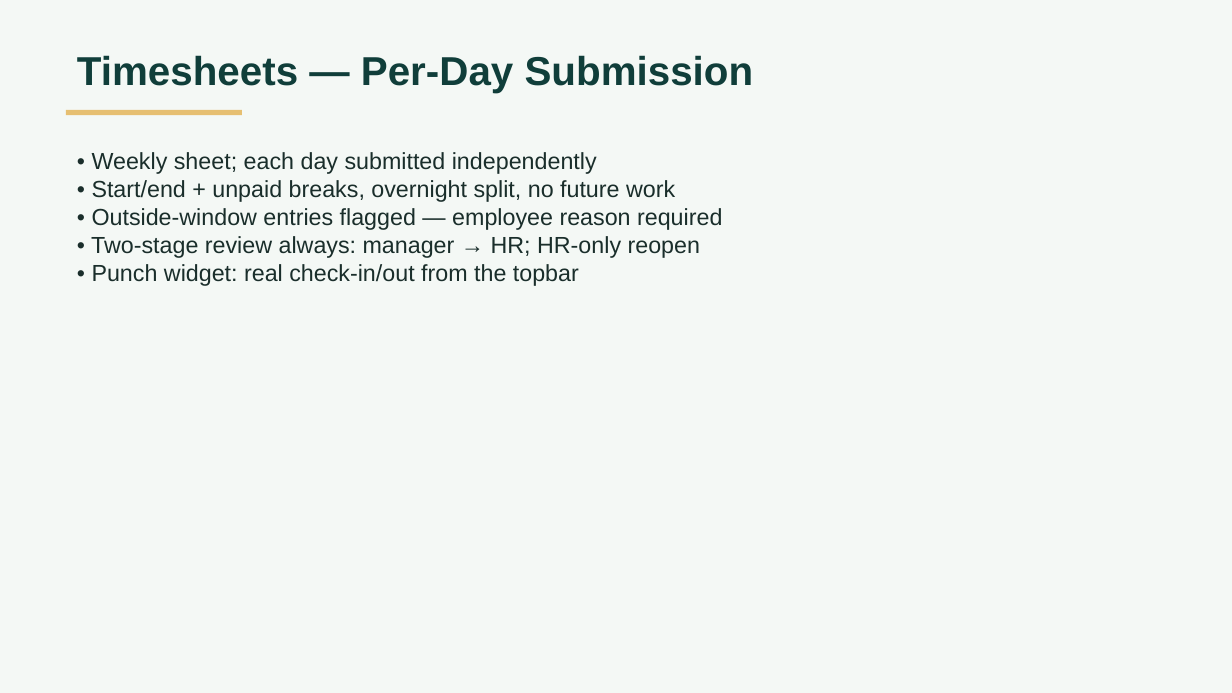
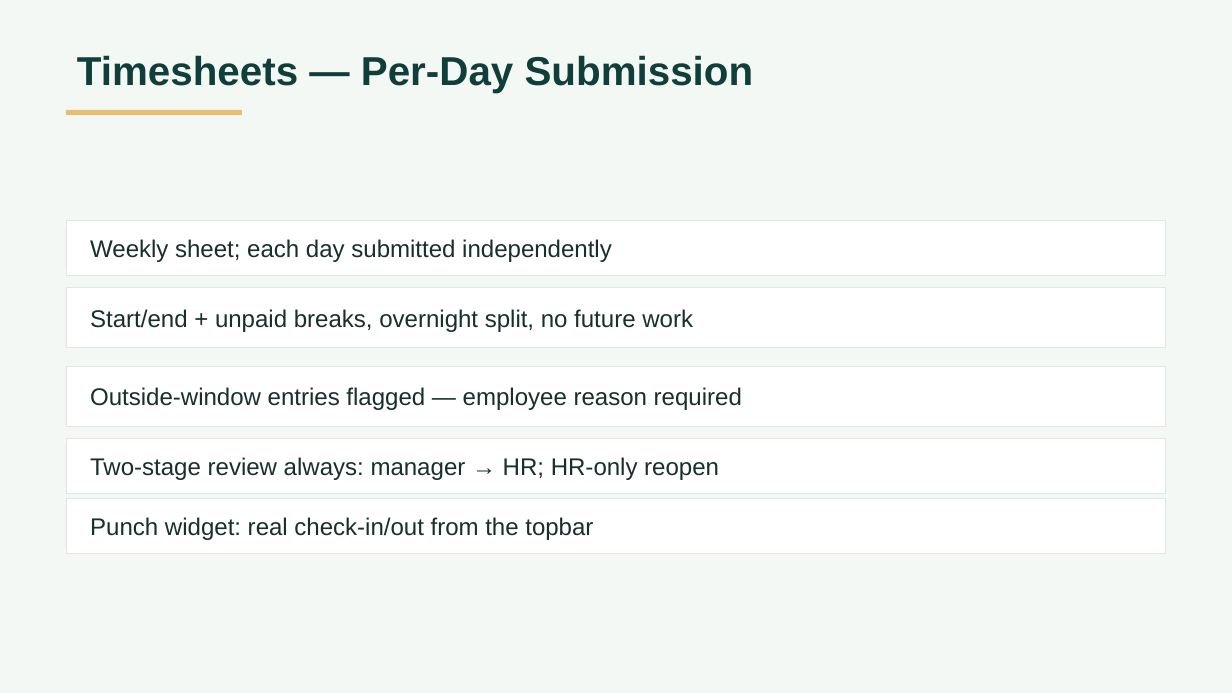
Before and after one commit to Ahmed-Mahdyy/Daimoma, a slide deck: slide 12 of docs/presentation/Daimoma-presentation.pptx (slide 10 before the commit). Drawn at 1232x693 pixels with LibreOffice and Linux fonts; fonts in the diff are those of the drawing. Boxes give left, top, right and bottom in pixels: in the first picture for what was removed or moved away, otherwise in the second. Text is boxed around its words. In the diff, an @@ line names an element or a change of style, - is before the commit and + after.

```diff
--- a/docs/presentation/Daimoma-presentation.pptx
+++ b/docs/presentation/Daimoma-presentation.pptx
@@ text removed at (91, 152, 722, 286) @@
-• Weekly sheet; each day submitted independently
-• Start/end + unpaid breaks, overnight split, no future work
-• Outside-window entries flagged — employee reason required
-• Two-stage review always: manager → HR; HR-only reopen
-• Punch widget: real check-in/out from the topbar
@@ rectangle added at (66, 227, 73, 268), fill #E6BF71 @@
@@ rectangle added at (66, 220, 1166, 275), fill #FFFFFF, outline #DFE9E4 0.57 pt, 15.5 pt, text #1A2E2B @@
+Weekly sheet; each day submitted independently
@@ rectangle added at (66, 287, 73, 348), fill #E6BF71 @@
@@ rectangle added at (66, 287, 1166, 348), fill #FFFFFF, outline #DFE9E4 0.57 pt, 15.5 pt, text #1A2E2B @@
+Start/end + unpaid breaks, overnight split, no future work
@@ rectangle added at (66, 367, 73, 427), fill #E6BF71 @@
@@ rectangle added at (66, 367, 1166, 427), fill #FFFFFF, outline #DFE9E4 0.57 pt, 15.5 pt, text #1A2E2B @@
+Outside-window entries flagged — employee reason required
@@ rectangle added at (66, 445, 73, 486), fill #E6BF71 @@
@@ rectangle added at (66, 438, 1166, 493), fill #FFFFFF, outline #DFE9E4 0.57 pt, 15.5 pt, text #1A2E2B @@
+Two-stage review always: manager → HR; HR-only reopen
@@ rectangle added at (66, 505, 73, 547), fill #E6BF71 @@
@@ rectangle added at (66, 499, 1166, 553), fill #FFFFFF, outline #DFE9E4 0.57 pt, 15.5 pt, text #1A2E2B @@
+Punch widget: real check-in/out from the topbar
```
Also in this commit, not shown: 12 other slides changed, 5 slides added, 2 other files.
